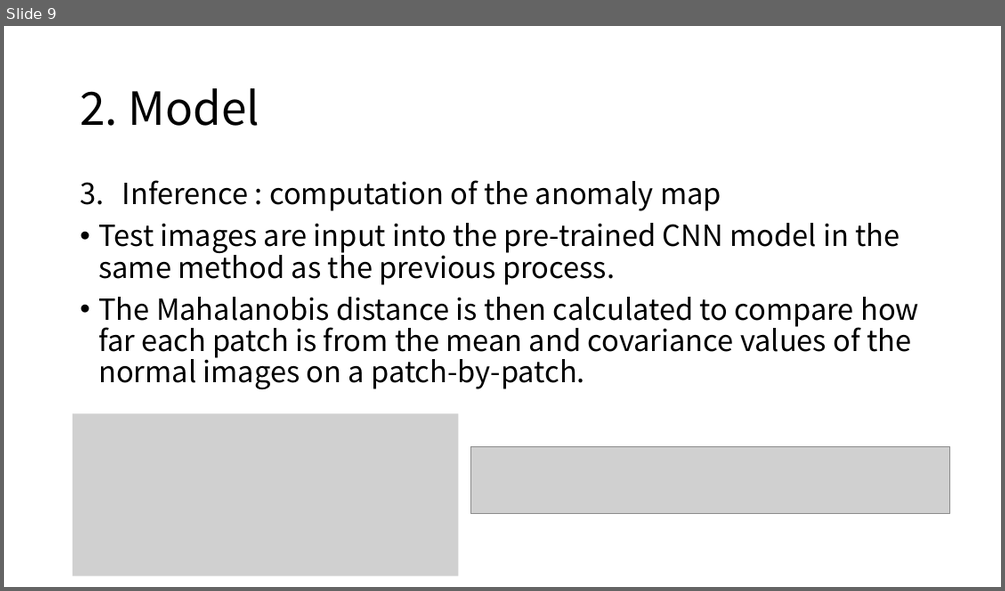
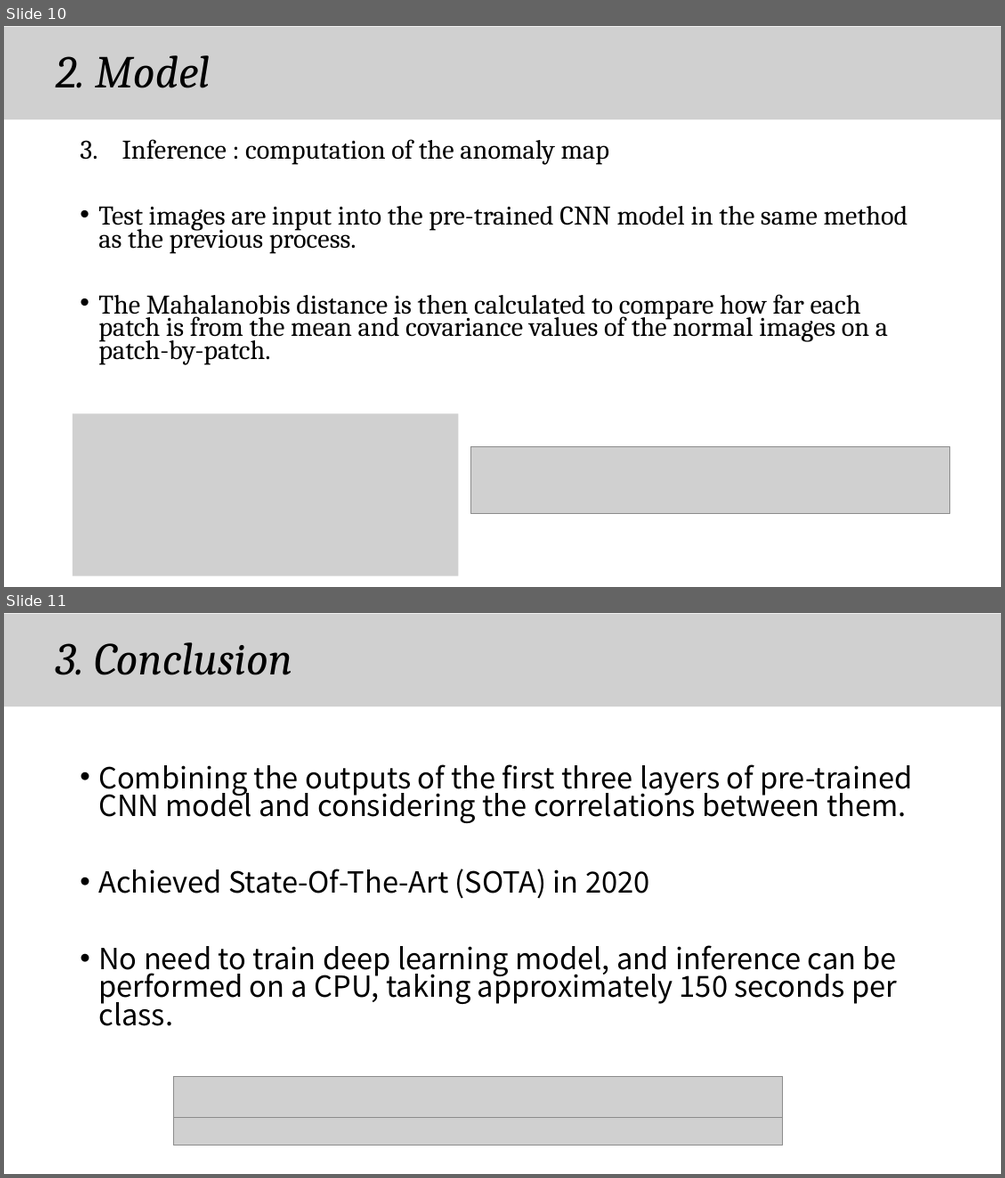
Before and after one commit to chroion/paper-review, a slide deck: Patch Distribution Modeling Framework for Anomaly Detection and Localization/Patch Distribution Modeling Framework for Anomaly Detection and Localization(eng).pptx. Shown one above the other, each under a label of ours: slide 9 before the commit, slides 10 and 11 after it. The pictures are 1005x591 and 1005x1178 pixels, drawn with LibreOffice and Linux fonts; fonts in the diff are those of the drawing; grey boxes stand for pictures. Boxes give left, top, right and bottom in pixels: in the first picture for what was removed or moved away, otherwise in the second. Text is boxed around its words. In the diff, an @@ line names an element or a change of style, - is before the commit and + after.

```diff
--- a/Patch Distribution Modeling Framework for Anomaly Detection and Localization/Patch Distribution Modeling Framework for Anomaly Detection and Localization(eng).pptx
+++ b/Patch Distribution Modeling Framework for Anomaly Detection and Localization/Patch Distribution Modeling Framework for Anomaly Detection and Localization(eng).pptx
@@ slide 11 added at box(4, 613, 1001, 1174), background #FFFFFF @@
@@ picture added at box(4, 614, 1001, 706) @@
@@ text added at box(56, 642, 292, 675), 44 pt, text #000000, italic @@
+3. Conclusion
@@ text added at box(98, 764, 912, 1026), 28 pt, text #000000 @@
+• Combining the outputs of the first three layers of pre-trained CNN model and considering the correlations between them.
+• Achieved State-Of-The-Art (SOTA) in 2020
+• No need to train deep learning model, and inference can be performed on a CPU, taking approximately 150 seconds per class.
@@ picture added at box(174, 1076, 783, 1117) @@
@@ picture added at box(174, 1118, 783, 1145) @@
@@ what was slide 9 is now slide 10 @@
@@ slide 10 changed as well @@
@@ picture added at box(4, 27, 1001, 119) @@
@@ text "2. Model": place and size @@
-text "2. Model" at box(80, 88, 260, 126)
+text "2. Model" at box(56, 55, 210, 88)
@@ text "2. Model" at box(56, 55, 210, 88): font Noto Sans CJK KR to Cambria, italic on @@
@@ text "Inference : computation of the ...": place and size @@
-text "Inference : computation of the ..." at box(98, 180, 919, 389)
+text "Inference : computation of the ..." at box(98, 139, 908, 364)
@@ text "Inference : computation of the ..." at box(98, 139, 908, 364): size 28 to 25.9 pt, font Noto Sans CJK KR to Cambria; line spacing 0.9 to 0.7 @@
```
Also in this commit, not shown: 8 other slides changed, 2 other slides added, 1 slide removed.
